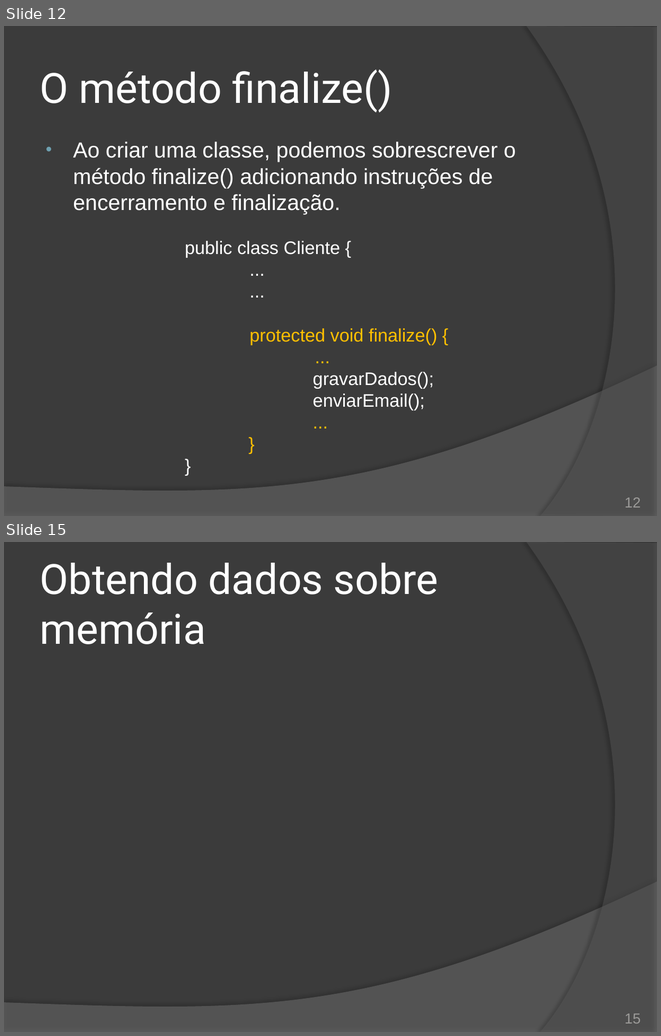
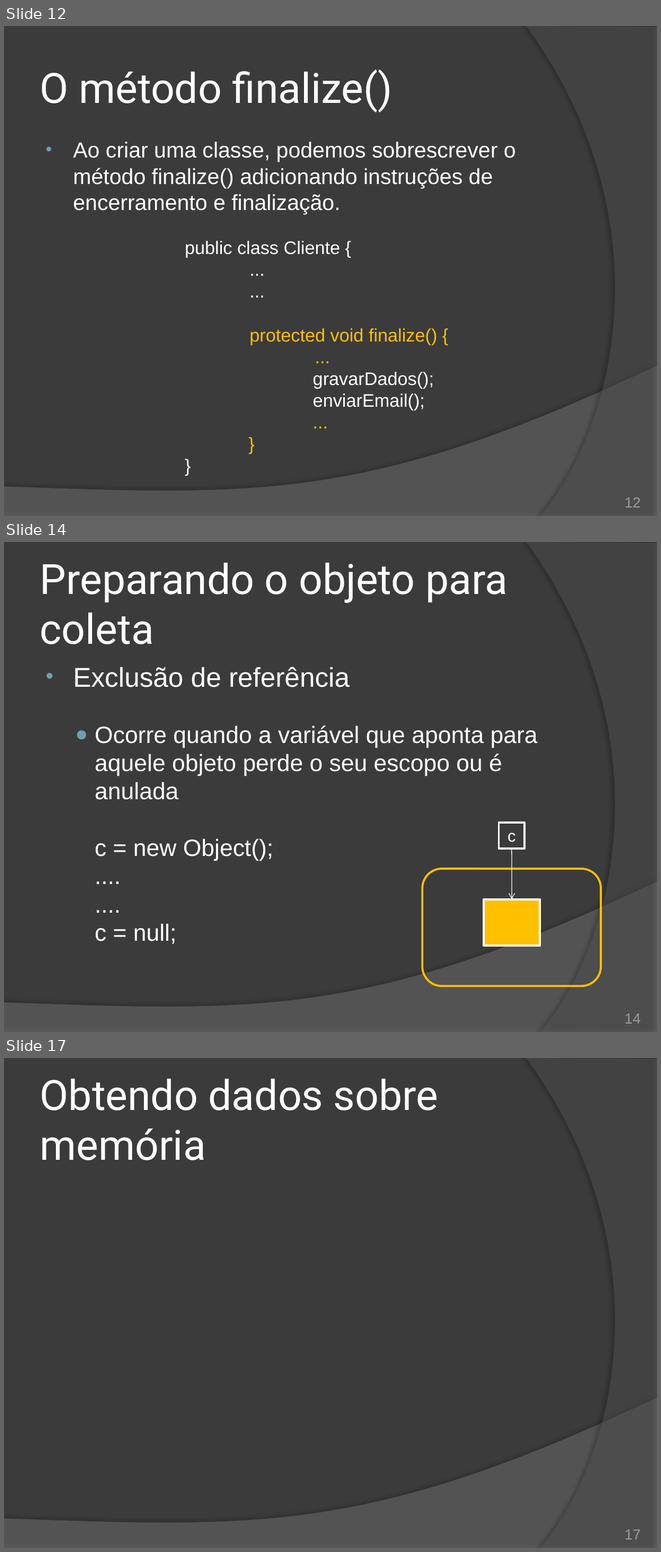
Before and after one commit to duchesqui/slzvieira-training, a slide deck: 2-Java-Programmer-Modulo-II/11.Capitulo05.pptx. Shown one above the other, each under a label of ours: slides 12 and 15 before the commit, slides 12, 14 and 17 after it; the slides between them are not shown. The pictures are 661x1036 and 661x1552 pixels, drawn with LibreOffice and Linux fonts; fonts in the diff are those of the drawing. Boxes give left, top, right and bottom in pixels: in the first picture for what was removed or moved away, otherwise in the second. Text is boxed around its words. In the diff, an @@ line names an element or a change of style, - is before the commit and + after.

```diff
--- a/2-Java-Programmer-Modulo-II/11.Capitulo05.pptx
+++ b/2-Java-Programmer-Modulo-II/11.Capitulo05.pptx
@@ slide 14 added at (4, 542, 657, 1032), background #3B3B3B; not listed: 2 template elements that a slide beside it also shows @@
@@ title added at (40, 563, 508, 644), 46 pt, text #FFFFFF @@
+Preparando o objeto para coleta
@@ text added at (73, 667, 538, 944), 26 pt, text #FFFFFF @@
+• Exclusão de referência
+  ● Ocorre quando a variável que aponta para aquele objeto perde o seu escopo ou é anulada
+  c = new Object();
+  ....
+  ....
+  c = null;
@@ rectangle added at (499, 823, 524, 848), outline #FFFFFF 2.25 pt, 18 pt, text #FFFFFF @@
+c
@@ arrow added from (512, 848) to (512, 899), #FFFFFF 0.75 pt @@
@@ rounded rectangle added at (423, 868, 601, 986), outline #FFC000 2.25 pt @@
@@ rectangle added at (483, 899, 540, 945), fill #FFC000, outline #FFFFFF 2.25 pt @@
@@ page number added at (625, 1013, 641, 1023), 16 pt, text #9D9B9A @@
+14
@@ what was slide 15 is now slide 17 @@
@@ page number at (625, 1529, 641, 1539): text changed @@
-15
+17
```
Also in this commit, not shown: 2 slides changed, 1 other slide added.
